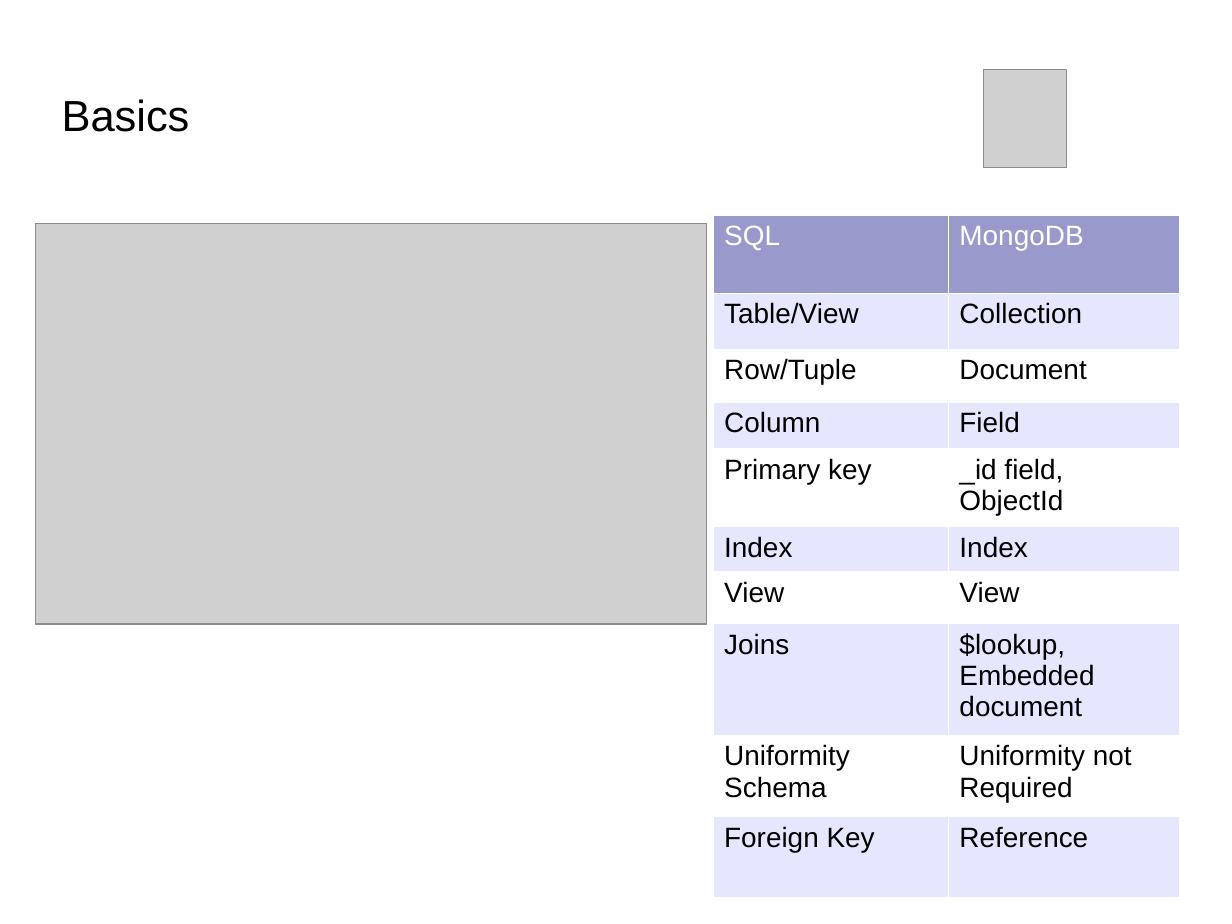
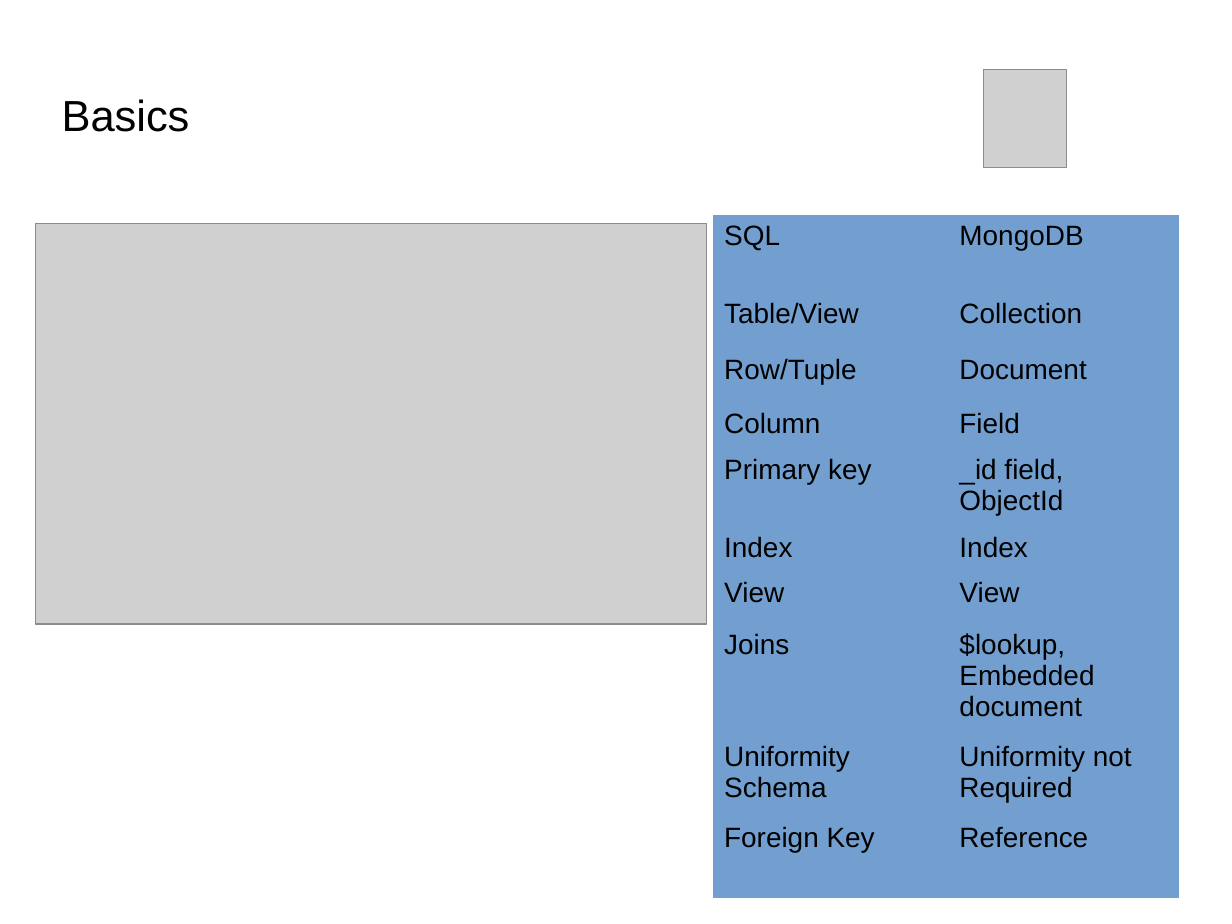
Before and after one commit to Bhakti/mongo_session, a slide deck: slide 13 of MongoDB_Session.odp (slide 11 before the commit). Drawn at 1232x924 pixels with LibreOffice and Linux fonts; fonts in the diff are those of the drawing; grey boxes stand for pictures; background and template pictures are left out. Boxes give left, top, right and bottom in pixels: in the first picture for what was removed or moved away, otherwise in the second. Text is boxed around its words. In the diff, an @@ line names an element or a change of style, - is before the commit and + after.

```diff
--- a/MongoDB_Session.odp
+++ b/MongoDB_Session.odp
@@ table at box(713, 215, 1179, 881) @@
@@ fill #9999CC to #729FCF in row 1 @@
@@ fill #E6E6FF to #729FCF in 10 cells @@
@@ fill #FFFFFF to #729FCF in 8 cells @@
@@ text colour #FFFFFF to #000000 in "SQL", "MongoDB" @@
@@ borders changed @@
```
Also in this commit, not shown: 11 other slides changed, 8 slides added, 1 slide removed, 5 other files.
